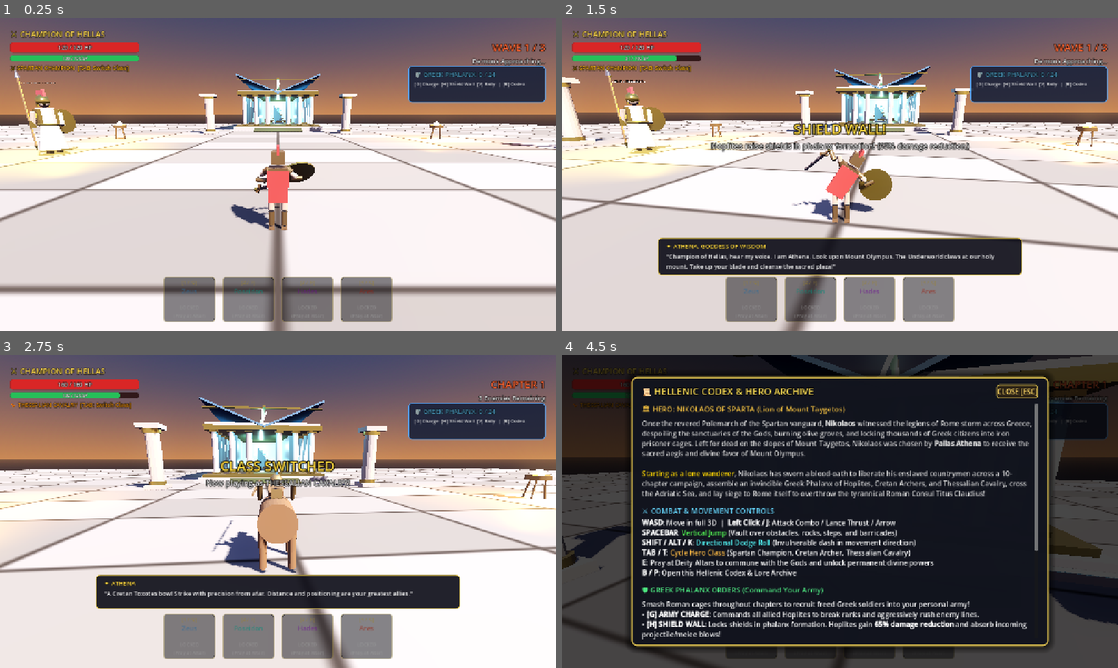
Above: before the commit, frames 1-4 (two rows, left to right).
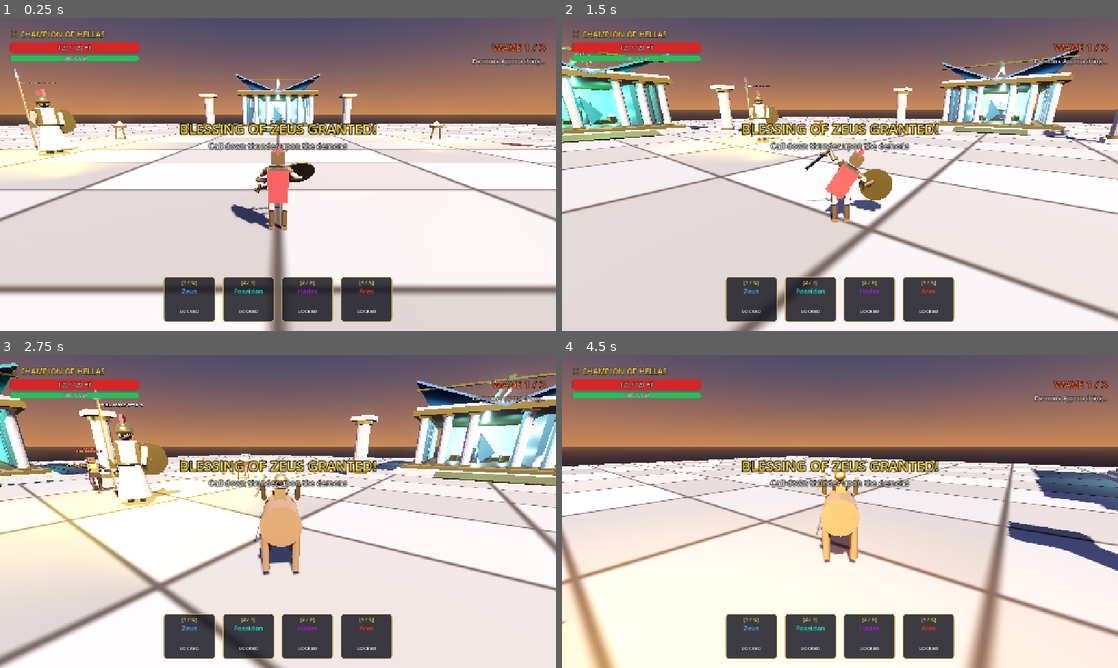
Above: after the commit, the same moments.

Repository: Devarakonda-Siddhardha/GridOps
Game: Godot game, scene res://src/levels/level1_sanctuary.tscn
The game is run twice, just before and just after one commit, with the same random seed, the same clock (stepped at 60 frames per second) and the same inputs. Sound files missing from this copy of the repository are replaced by a short silence.
Inputs (mouse positions are in pixels of both pictures, inside the frame that each line leads up to):
- Up to frame 1 (0.25 s): no input
- Up to frame 2 (1.5 s): tap Enter at 0.5 s; move the mouse to (867, 174) at 0.52 s; press the mouse at (867, 174) at 0.53 s; hold W (move_forward) from 0.53 s (still down); tap Space (jump) at 0.77, 1.07 s; tap H (command_shield_wall) at 0.8, 1.35 s; move the mouse to (812, 174) at 1.27 s; release the mouse at (812, 174) at 1.28 s; click (812, 174) at 1.42 s
- Up to frame 3 (2.75 s): keep holding W (move_forward); tap Space (jump) at 1.52, 1.82 s; tap Tab (cycle_class) at 1.55, 2.1 s; move the mouse to (289, 505) at 2.02 s; click (289, 505) at 2.17 s; tap Shift (dodge) at 2.3 s
- Up to frame 4 (4.5 s): keep holding W (move_forward); move the mouse to (834, 517) at 2.77 s; tap Shift (dodge) at 2.85 s; click (834, 517) at 2.92 s; tap Space (jump) at 3.02, 3.32, 3.77, 4.07 s; tap E (interact) at 3.05, 3.6 s; move the mouse to (878, 514) at 3.52 s; click (878, 514) at 3.67 s; tap B (open_codex) at 3.8, 4.35 s; tap Escape (pause) at 4.15 s; move the mouse to (795, 508) at 4.27 s; click (795, 508) at 4.42 s

The runs differ from the first frame. In frame 1, 10% of the frame differs, in the area x 1-99%, y 14-98%; in frame 2, 41%; in frame 3, 48%; in frame 4, 99%, in the area x 0-100%, y 0-100%.
Error after the commit: Parse Error: Only identifier, attribute access, and subscription access can be used as assignment target. (res://src/ui/hud.gd:465)

Commit message:
feat(mobile): add Android export preset, touch D-Pad and action buttons, mobile camera drag

Diff:
--- a/project.godot
+++ b/project.godot
@@ -27,8 +27,14 @@
 window/stretch/mode="canvas_items"
 window/stretch/aspect="expand"
 
+[input_devices]
+
+pointing/emulate_touch_from_mouse=true
+pointing/emulate_mouse_from_touch=true
+
 [rendering]
 
+textures/vram_compression/import_etc2_astc=true
 textures/canvas_textures/default_texture_filter=1
 renderer/rendering_method="gl_compatibility"
 renderer/rendering_method.mobile="gl_compatibility"
--- a/src/player/camera_controller.gd
+++ b/src/player/camera_controller.gd
@@ -11,26 +11,41 @@
 var yaw: float = 0.0
 var is_mouse_captured: bool = true
 var target: Node3D = null
+var is_mobile: bool = false
 
 func _ready():
-	Input.set_mouse_mode(Input.MOUSE_MODE_CAPTURED)
+	is_mobile = OS.get_name() == "Android" or DisplayServer.is_touchscreen_available()
+	if not is_mobile:
+		Input.set_mouse_mode(Input.MOUSE_MODE_CAPTURED)
+	else:
+		Input.set_mouse_mode(Input.MOUSE_MODE_VISIBLE)
 
 func _unhandled_input(event):
-	if event is InputEventMouseButton and event.pressed and event.button_index == MOUSE_BUTTON_LEFT:
-		if not is_mouse_captured:
-			Input.set_mouse_mode(Input.MOUSE_MODE_CAPTURED)
-			is_mouse_captured = true
+	if not is_mobile:
+		if event is InputEventMouseButton and event.pressed and event.button_index == MOUSE_BUTTON_LEFT:
+			if not is_mouse_captured:
+				Input.set_mouse_mode(Input.MOUSE_MODE_CAPTURED)
+				is_mouse_captured = true
 
-	if event.is_action_pressed("pause"):
-		is_mouse_captured = not is_mouse_captured
-		Input.set_mouse_mode(Input.MOUSE_MODE_CAPTURED if is_mouse_captured else Input.MOUSE_MODE_VISIBLE)
+		if event.is_action_pressed("pause"):
+			is_mouse_captured = not is_mouse_captured
+			Input.set_mouse_mode(Input.MOUSE_MODE_CAPTURED if is_mouse_captured else Input.MOUSE_MODE_VISIBLE)
 
-	if is_mouse_captured and event is InputEventMouseMotion:
-		yaw -= event.relative.x * mouse_sensitivity
-		pitch = clamp(pitch - event.relative.y * mouse_sensitivity * 50.0, min_pitch, max_pitch)
-		rotation.y = yaw
-		if spring_arm:
-			spring_arm.rotation_degrees.x = pitch
+		if is_mouse_captured and event is InputEventMouseMotion:
+			yaw -= event.relative.x * mouse_sensitivity
+			pitch = clamp(pitch - event.relative.y * mouse_sensitivity * 50.0, min_pitch, max_pitch)
+			rotation.y = yaw
+			if spring_arm:
+				spring_arm.rotation_degrees.x = pitch
+	else:
+		if event is InputEventScreenDrag:
+			# Swiping right 65% of screen rotates camera
+			if event.position.x > get_viewport().get_visible_rect().size.x * 0.35:
+				yaw -= event.relative.x * mouse_sensitivity * 1.6
+				pitch = clamp(pitch - event.relative.y * mouse_sensitivity * 60.0, min_pitch, max_pitch)
+				rotation.y = yaw
+				if spring_arm:
+					spring_arm.rotation_degrees.x = pitch
 
 func get_camera_basis() -> Basis:
 	return Basis(Vector3.UP, yaw)
--- a/src/ui/hud.gd
+++ b/src/ui/hud.gd
@@ -67,6 +67,7 @@
 	_create_class_ui()
 	_create_boss_bar_ui()
 	_setup_victory_panel()
+	_setup_touch_controls()
 
 	var p = get_tree().get_first_node_in_group("player")
 	if p:
@@ -81,6 +82,12 @@
 		slot.get_node("StatusLabel").text = "LOCKED\n(Pray at Altar)" if not info["unlocked"] else info["title"]
 		slot.get_node("CooldownOverlay").visible = false
 		slot.modulate = Color(1.0, 1.0, 1.0, 1.0) if info["unlocked"] else Color(0.6, 0.6, 0.6, 0.6)
+		slot.mouse_filter = Control.MOUSE_FILTER_STOP
+		var current_god = god
+		slot.gui_input.connect(func(ev):
+			if (ev is InputEventMouseButton and ev.pressed and ev.button_index == MOUSE_BUTTON_LEFT) or (ev is InputEventScreenTouch and ev.pressed):
+				DivineManager.cast_power(current_god)
+		)
 
 func _create_dialogue_ui():
 	dialogue_container = PanelContainer.new()
@@ -399,3 +406,148 @@
 
 func _on_restart_pressed():
 	get_tree().reload_current_scene()
+
+var touch_layer: Control = null
+
+func _setup_touch_controls():
+	touch_layer = Control.new()
+	touch_layer.name = "TouchControls"
+	touch_layer.set_anchors_preset(Control.PRESET_FULL_RECT)
+	touch_layer.mouse_filter = Control.MOUSE_FILTER_IGNORE
+	add_child(touch_layer)
+
+	var is_touch_device = OS.get_name() == "Android" or DisplayServer.is_touchscreen_available()
+	touch_layer.visible = is_touch_device
+
+	# Toggle touch button in top-right
+	var toggle_btn = Button.new()
+	toggle_btn.text = "📱 TOUCH"
+	toggle_btn.tooltip_text = "Toggle On-Screen Touch Controls"
+	toggle_btn.set_anchors_preset(Control.PRESET_TOP_RIGHT)
+	toggle_btn.offset_left = -110
+	toggle_btn.offset_top = 16
+	toggle_btn.offset_right = -20
+	toggle_btn.offset_bottom = 44
+	toggle_btn.focus_mode = Control.FOCUS_NONE
+	var t_style = StyleBoxFlat.new()
+	t_style.bg_color = Color(0.12, 0.12, 0.18, 0.85)
+	t_style.border_color = Color(0.9, 0.8, 0.3, 0.8)
+	t_style.set_border_width_all(1)
+	t_style.set_corner_radius_all(6)
+	toggle_btn.add_theme_stylebox_override("normal", t_style)
+	toggle_btn.pressed.connect(func():
+		touch_layer.visible = not touch_layer.visible
+	)
+	add_child(toggle_btn)
+
+	# --- Virtual D-Pad / Movement (Bottom-Left) ---
+	var dpad = Control.new()
+	dpad.name = "DPad"
+	dpad.set_anchors_preset(Control.PRESET_BOTTOM_LEFT)
+	dpad.offset_left = 30
+	dpad.offset_top = -220
+	dpad.offset_right = 210
+	dpad.offset_bottom = -40
+	dpad.mouse_filter = Control.MOUSE_FILTER_IGNORE
+	touch_layer.add_child(dpad)
+
+	_create_touch_btn(dpad, "▲", Vector2(60, 0), Vector2(60, 55), "move_forward")
+	_create_touch_btn(dpad, "▼", Vector2(60, 120), Vector2(60, 55), "move_backward")
+	_create_touch_btn(dpad, "◀", Vector2(0, 60), Vector2(55, 60), "move_left")
+	_create_touch_btn(dpad, "▶", Vector2(125, 60), Vector2(55, 60), "move_right")
+
+	# Center Greek Pillar / Crest emblem
+	var center_icon = Label.new()
+	center_icon.text = "🏛️"
+	center_icon.position = Vector2(72, 70)
+	center_icon.horizontal_alignment = HORIZONTAL_ALIGNMENT_CENTER
+	center_icon.vertical_alignment = VERTICAL_ALIGNMENT_CENTER
+	center_icon.theme_override_font_sizes/font_size = 24
+	center_icon.mouse_filter = Control.MOUSE_FILTER_IGNORE
+	dpad.add_child(center_icon)
+
+	# --- Action Buttons Cluster (Bottom-Right) ---
+	var actions = Control.new()
+	actions.name = "ActionButtons"
+	actions.set_anchors_preset(Control.PRESET_BOTTOM_RIGHT)
+	actions.offset_left = -260
+	actions.offset_top = -240
+	actions.offset_right = -20
+	actions.offset_bottom = -20
+	actions.mouse_filter = Control.MOUSE_FILTER_IGNORE
+	touch_layer.add_child(actions)
+
+	# ⚔ Attack button (Primary, large)
+	var atk_btn = _create_action_btn(actions, "⚔\nATTACK", Vector2(140, 120), Vector2(90, 90), Color(0.85, 0.2, 0.2, 0.85))
+	atk_btn.button_down.connect(func(): Input.action_press("attack"))
+	atk_btn.button_up.connect(func(): Input.action_release("attack"))
+
+	# 🦘 Jump button
+	var jmp_btn = _create_action_btn(actions, "🦘\nJUMP", Vector2(50, 140), Vector2(70, 70), Color(0.2, 0.6, 0.9, 0.85))
+	jmp_btn.button_down.connect(func(): Input.action_press("jump"))
+	jmp_btn.button_up.connect(func(): Input.action_release("jump"))
+
+	# 💨 Dodge button
+	var ddg_btn = _create_action_btn(actions, "💨\nDODGE", Vector2(150, 40), Vector2(70, 70), Color(0.25, 0.75, 0.4, 0.85))
+	ddg_btn.button_down.connect(func(): Input.action_press("dodge"))
+	ddg_btn.button_up.connect(func(): Input.action_release("dodge"))
+
+	# 🛐 Pray / Interact button
+	var pry_btn = _create_action_btn(actions, "🛐\nPRAY", Vector2(65, 55), Vector2(65, 65), Color(0.9, 0.75, 0.2, 0.85))
+	pry_btn.button_down.connect(func(): Input.action_press("interact_pray"))
+	pry_btn.button_up.connect(func(): Input.action_release("interact_pray"))
+
+	# 🛡 Shield Wall button
+	var shd_btn = _create_action_btn(actions, "🛡\nPHALANX", Vector2(0, 0), Vector2(70, 50), Color(0.4, 0.5, 0.85, 0.85))
+	shd_btn.button_down.connect(func(): Input.action_press("command_shield_wall"))
+	shd_btn.button_up.connect(func(): Input.action_release("command_shield_wall"))
+
+	# 🔄 Class Cycle button
+	var cls_btn = _create_action_btn(actions, "🔄\nCLASS", Vector2(80, 0), Vector2(65, 50), Color(0.65, 0.35, 0.85, 0.85))
+	cls_btn.button_down.connect(func(): Input.action_press("cycle_class"))
+	cls_btn.button_up.connect(func(): Input.action_release("cycle_class"))
+
+	# 📖 Lore / Codex button
+	var cdx_btn = _create_action_btn(actions, "📖\nLORE", Vector2(155, -20), Vector2(65, 48), Color(0.8, 0.5, 0.2, 0.85))
+	cdx_btn.button_down.connect(func(): Input.action_press("open_codex"))
+	cdx_btn.button_up.connect(func(): Input.action_release("open_codex"))
+
+func _create_touch_btn(parent: Control, label_text: String, pos: Vector2, sz: Vector2, action_name: String) -> Button:
+	var btn = Button.new()
+	btn.text = label_text
+	btn.position = pos
+	btn.size = sz
+	btn.focus_mode = Control.FOCUS_NONE
+	var style = StyleBoxFlat.new()
+	style.bg_color = Color(0.1, 0.12, 0.2, 0.75)
+	style.border_color = Color(0.85, 0.75, 0.3, 0.8)
+	style.set_border_width_all(2)
+	style.set_corner_radius_all(10)
+	btn.add_theme_stylebox_override("normal", style)
+	var pressed_style = style.duplicate()
+	pressed_style.bg_color = Color(0.3, 0.35, 0.55, 0.9)
+	btn.add_theme_stylebox_override("pressed", pressed_style)
+	btn.add_theme_font_size_override("font_size", 22)
+	btn.button_down.connect(func(): Input.action_press(action_name))
+	btn.button_up.connect(func(): Input.action_release(action_name))
+	parent.add_child(btn)
+	return btn
+
+func _create_action_btn(parent: Control, label_text: String, pos: Vector2, sz: Vector2, color: Color) -> Button:
+	var btn = Button.new()
+	btn.text = label_text
+	btn.position = pos
+	btn.size = sz
+	btn.focus_mode = Control.FOCUS_NONE
+	var style = StyleBoxFlat.new()
+	style.bg_color = color
+	style.border_color = Color(1.0, 0.9, 0.6, 0.9)
+	style.set_border_width_all(2)
+	style.set_corner_radius_all(sz.x / 2.0 if sz.x == sz.y else 10)
+	btn.add_theme_stylebox_override("normal", style)
+	var pressed_style = style.duplicate()
+	pressed_style.bg_color = color.lightened(0.25)
+	btn.add_theme_stylebox_override("pressed", pressed_style)
+	btn.add_theme_font_size_override("font_size", 12 if "\n" in label_text else 14)
+	parent.add_child(btn)
+	return btn
Not shown, changed: export_presets.cfg
